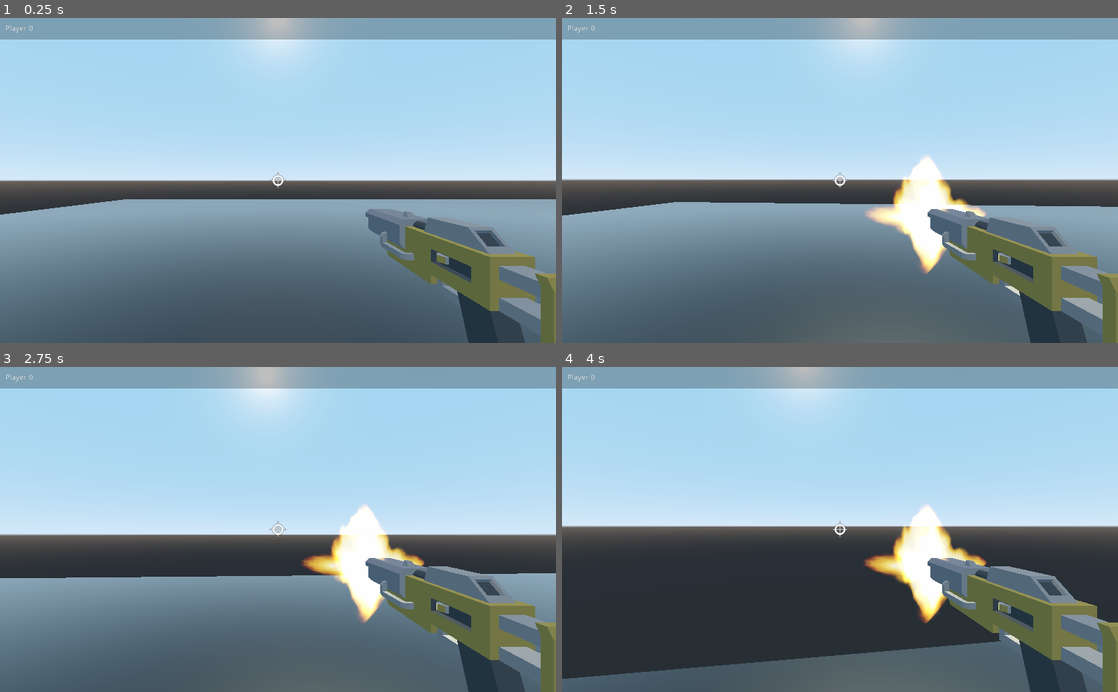
Above: before the commit, frames 1-4 (two rows, left to right).
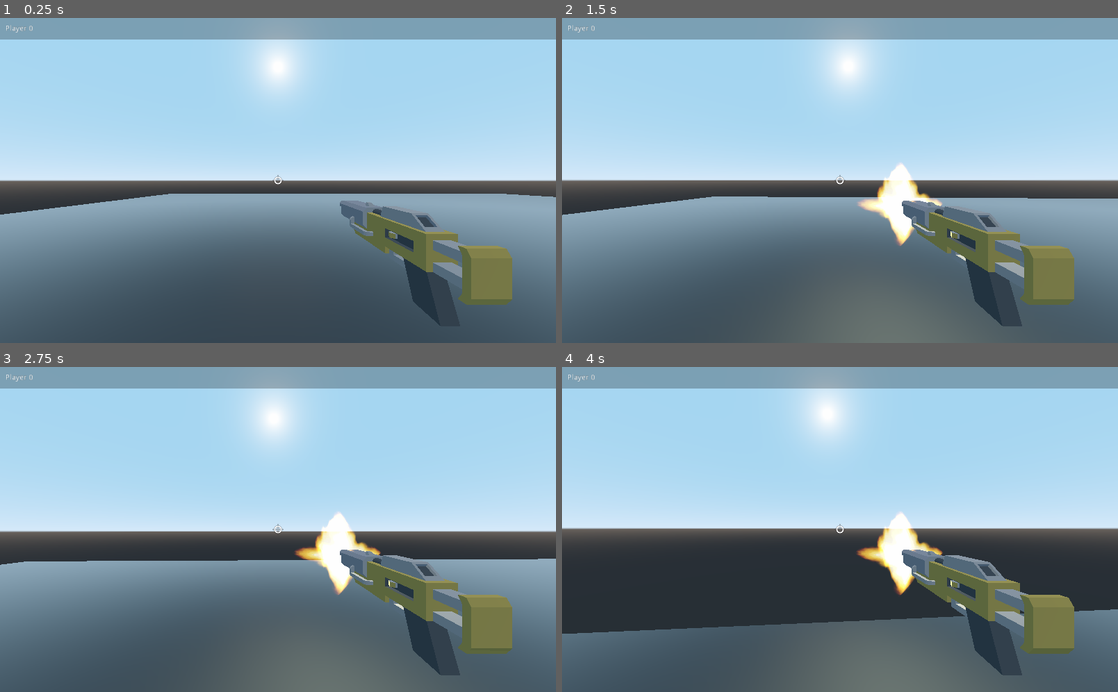
Above: after the commit, the same moments.

Repository: kellydong01/Project-05-Demo
Game: Godot game, scene res://Game.tscn
The game is run twice, just before and just after one commit, with the same random seed, the same clock (stepped at 60 frames per second) and the same inputs.
Inputs (mouse positions are in pixels of both pictures, inside the frame that each line leads up to):
- Up to frame 1 (0.25 s): no input
- Up to frame 2 (1.5 s): tap Enter at 0.5 s; move the mouse to (867, 180) at 0.52 s; hold Space (shoot) 0.53-1.28 s; hold W (forward) from 0.53 s (still down); move the mouse to (812, 180) at 1.27 s; tap Space (shoot) at 1.35 s
- Up to frame 3 (2.75 s): keep holding W (forward); move the mouse to (289, 523) at 2.02 s; hold Space (shoot) from 2.03 s (still down)
- Up to frame 4 (4 s): keep holding W (forward); move the mouse to (834, 536) at 2.77 s; release Space (shoot) at 2.78 s; tap Space (shoot) at 2.85 s; move the mouse to (878, 532) at 3.52 s; hold Space (shoot) from 3.53 s (still down)

The runs differ from the first frame. In frame 1, 9.6% of the frame differs, in the area x 23-100%, y 0-100%; in frame 2, 13%; in frame 3, 18%; in frame 4, 20%, in the area x 0-100%, y 0-100%.

Commit message:
Cleaning up a few things

Diff:
--- a/Game.gd
+++ b/Game.gd
@@ -1,10 +1,9 @@
 extends Spatial
 
 onready var player1pos = $Player1Pos
-onready var player2pos = $Player2Pos
 
 func _ready():
-	var player1 = preload("res://Player/Player.tscn").instance()
-	player1.name = "Player1"
-	player1.global_transform = player1pos.global_transform
-	add_child(player1)
+	var player = preload("res://Player/Player.tscn").instance()
+	player.name = "Player"
+	player.global_transform = player1pos.global_transform
+	add_child(player)
--- a/Game.tscn
+++ b/Game.tscn
@@ -29,22 +29,16 @@
 [node name="Player1Pos" type="Position3D" parent="."]
 transform = Transform( 1, 0, 0, 0, 1, 0, 0, 0, 1, -7, 2, 0 )
 
-[node name="Player2Pos" type="Position3D" parent="."]
-transform = Transform( 1, 0, 0, 0, 1, 0, 0, 0, 1, 7, 2, 0 )
-
 [node name="DirectionalLight" type="DirectionalLight" parent="."]
 transform = Transform( 0.927001, -0.371426, 0.0520815, 0.0960859, 0.369413, 0.924284, -0.362543, -0.851808, 0.378135, 0, 23.3954, 0 )
 
 [node name="HUD" type="Control" parent="."]
-margin_right = 40.0
-margin_bottom = 40.0
+anchor_right = 1.0
+anchor_bottom = 1.0
 script = ExtResource( 2 )
-__meta__ = {
-"_edit_use_anchors_": false
-}
 
 [node name="ColorRect" type="ColorRect" parent="HUD"]
-margin_right = 1024.0
+anchor_right = 1.0
 margin_bottom = 40.0
 color = Color( 0, 0, 0, 0.25098 )
 
--- a/Player/Player.gd
+++ b/Player/Player.gd
@@ -6,7 +6,7 @@
 var speed = 5
 var gravity = -8.0
 var direction = Vector3()
-var mouse_sensitivity = 0.002
+var mouse_sensitivity = 0.001
 var mouse_range = 1.2
 var velocity = Vector2.ZERO
 
--- a/Player/Player.tscn
+++ b/Player/Player.tscn
@@ -46,6 +46,7 @@
 transform = Transform( 1, 0, 0, 0, 1, 0, 0, 0, 1, 0, 1.6, 0 )
 
 [node name="Camera" type="Camera" parent="Pivot"]
+fov = 90.0
 
 [node name="Crosshair" type="Sprite3D" parent="Pivot/Camera"]
 transform = Transform( 0.15, 0, 0, 0, 0.15, 0, 0, 0, 1, 0, 0, -1 )
--- a/project.godot
+++ b/project.godot
@@ -14,7 +14,7 @@
 
 [application]
 
-config/name="Networked Game"
+config/name="3D FPS"
 run/main_scene="res://Game.tscn"
 config/icon="res://icon.png"
 
@@ -22,36 +22,40 @@
 
 Global="*res://Global.gd"
 
+[display]
+
+window/size/fullscreen=true
+
 [input]
 
 left={
 "deadzone": 0.5,
-"events": [ Object(InputEventKey,"resource_local_to_scene":false,"resource_name":"","device":0,"alt":false,"shift":false,"control":false,"meta":false,"command":false,"pressed":false,"scancode":65,"unicode":0,"echo":false,"script":null)
+"events": [ Object(InputEventKey,"resource_local_to_scene":false,"resource_name":"","device":0,"alt":false,"shift":false,"control":false,"meta":false,"command":false,"pressed":false,"scancode":65,"physical_scancode":0,"unicode":0,"echo":false,"script":null)
  ]
 }
 right={
 "deadzone": 0.5,
-"events": [ Object(InputEventKey,"resource_local_to_scene":false,"resource_name":"","device":0,"alt":false,"shift":false,"control":false,"meta":false,"command":false,"pressed":false,"scancode":68,"unicode":0,"echo":false,"script":null)
+"events": [ Object(InputEventKey,"resource_local_to_scene":false,"resource_name":"","device":0,"alt":false,"shift":false,"control":false,"meta":false,"command":false,"pressed":false,"scancode":68,"physical_scancode":0,"unicode":0,"echo":false,"script":null)
  ]
 }
 forward={
 "deadzone": 0.5,
-"events": [ Object(InputEventKey,"resource_local_to_scene":false,"resource_name":"","device":0,"alt":false,"shift":false,"control":false,"meta":false,"command":false,"pressed":false,"scancode":87,"unicode":0,"echo":false,"script":null)
+"events": [ Object(InputEventKey,"resource_local_to_scene":false,"resource_name":"","device":0,"alt":false,"shift":false,"control":false,"meta":false,"command":false,"pressed":false,"scancode":87,"physical_scancode":0,"unicode":0,"echo":false,"script":null)
  ]
 }
 back={
 "deadzone": 0.5,
-"events": [ Object(InputEventKey,"resource_local_to_scene":false,"resource_name":"","device":0,"alt":false,"shift":false,"control":false,"meta":false,"command":false,"pressed":false,"scancode":83,"unicode":0,"echo":false,"script":null)
+"events": [ Object(InputEventKey,"resource_local_to_scene":false,"resource_name":"","device":0,"alt":false,"shift":false,"control":false,"meta":false,"command":false,"pressed":false,"scancode":83,"physical_scancode":0,"unicode":0,"echo":false,"script":null)
  ]
 }
 shoot={
 "deadzone": 0.5,
-"events": [ Object(InputEventKey,"resource_local_to_scene":false,"resource_name":"","device":0,"alt":false,"shift":false,"control":false,"meta":false,"command":false,"pressed":false,"scancode":32,"unicode":0,"echo":false,"script":null)
+"events": [ Object(InputEventKey,"resource_local_to_scene":false,"resource_name":"","device":0,"alt":false,"shift":false,"control":false,"meta":false,"command":false,"pressed":false,"scancode":32,"physical_scancode":0,"unicode":0,"echo":false,"script":null)
  ]
 }
 menu={
 "deadzone": 0.5,
-"events": [ Object(InputEventKey,"resource_local_to_scene":false,"resource_name":"","device":0,"alt":false,"shift":false,"control":false,"meta":false,"command":false,"pressed":false,"scancode":16777217,"unicode":0,"echo":false,"script":null)
+"events": [ Object(InputEventKey,"resource_local_to_scene":false,"resource_name":"","device":0,"alt":false,"shift":false,"control":false,"meta":false,"command":false,"pressed":false,"scancode":16777217,"physical_scancode":0,"unicode":0,"echo":false,"script":null)
  ]
 }
 
